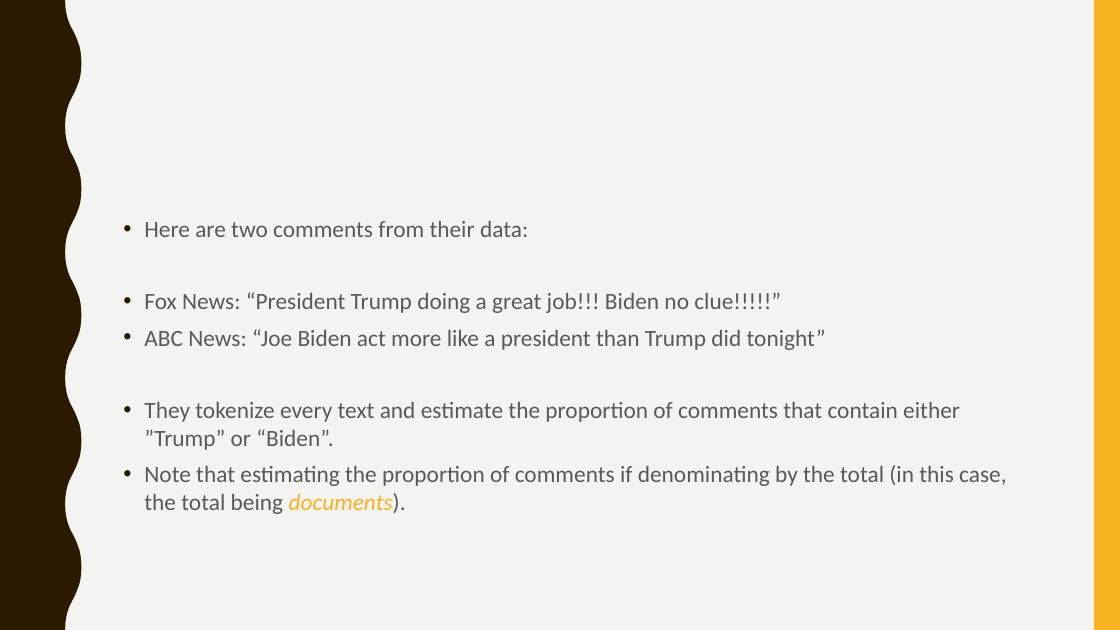
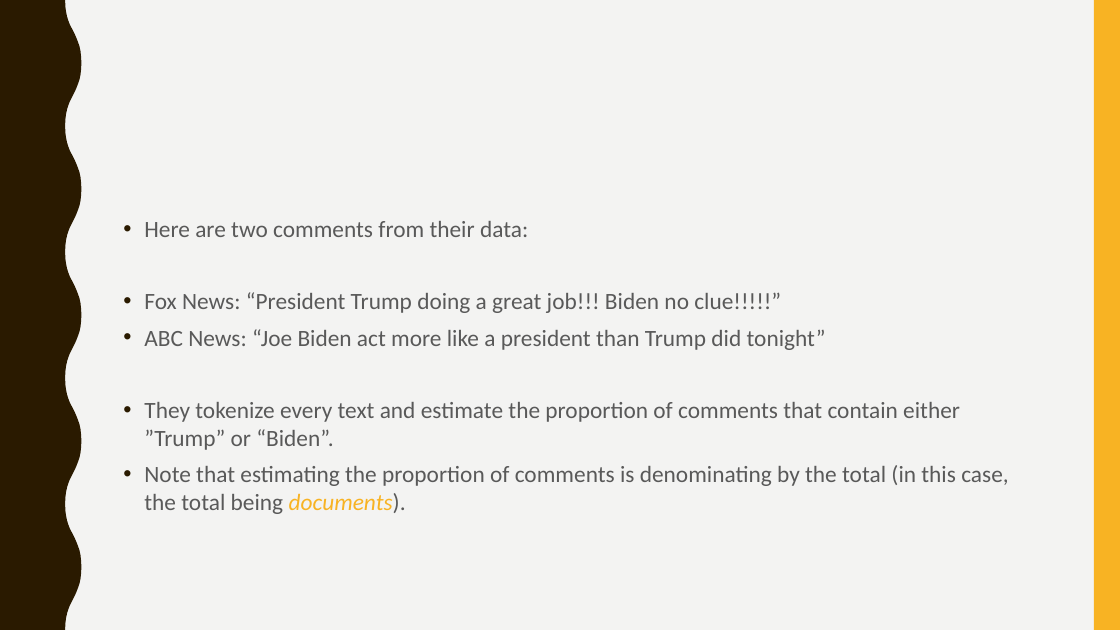
Before and after one commit to svallejovera/cta_updated, a slide deck: slide 11 of slides/4 Dictionary Based Approaches.pptx. Drawn at 1120x630 pixels with LibreOffice and Linux fonts; fonts in the diff are those of the drawing. Boxes give left, top, right and bottom in pixels: in the first picture for what was removed or moved away, otherwise in the second. Text is boxed around its words. In the diff, an @@ line names an element or a change of style, - is before the commit and + after.

```diff
--- a/slides/4 Dictionary Based Approaches.pptx
+++ b/slides/4 Dictionary Based Approaches.pptx
@@ text at box(144, 465, 1008, 514): text changed @@
-• Note that estimating the proportion of comments if denominating by the total (in this case, the total being documents).
+• Note that estimating the proportion of comments is denominating by the total (in this case, the total being documents).
```
Also in this commit, not shown: 1 other slide changed, 59 other files.
